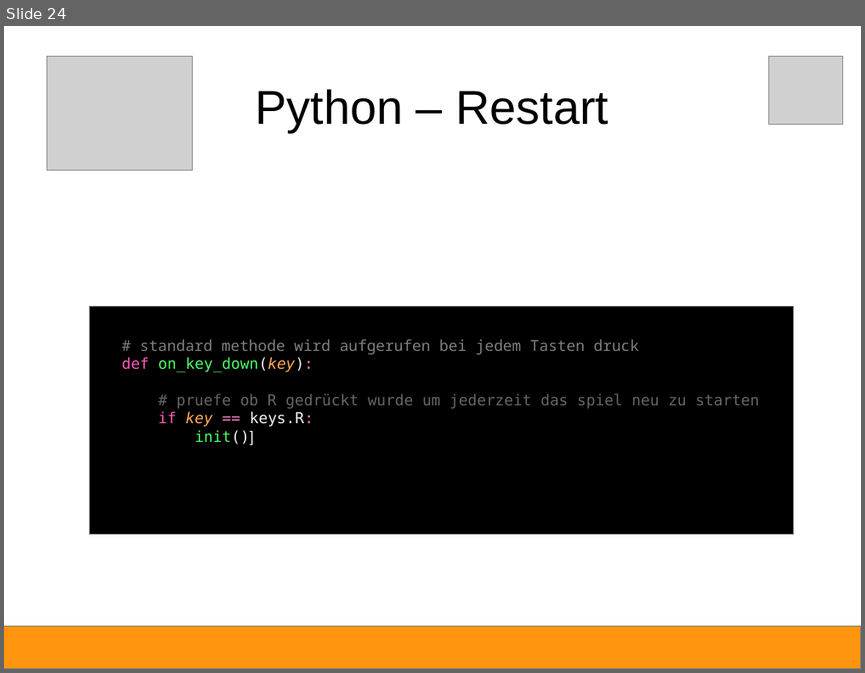
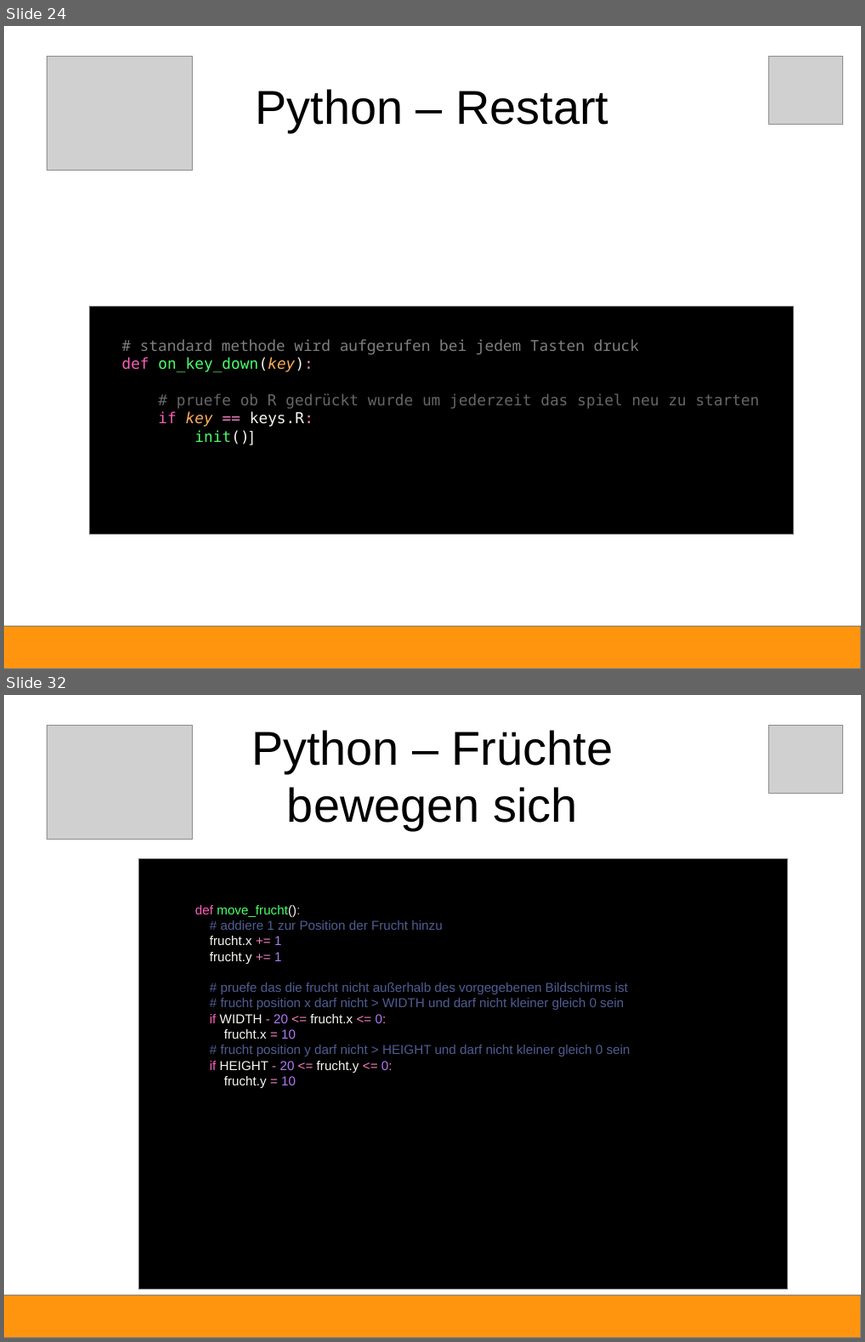
Before and after one commit to Devoxx4KidsDE/python-games, a slide deck: fruchthuhn/Python-Anleitung.odp. Shown one above the other, each under a label of ours: slide 24 before the commit, slides 24 and 32 after it; the slides between them are not shown. The pictures are 865x673 and 865x1342 pixels, drawn with LibreOffice and Linux fonts; fonts in the diff are those of the drawing; grey boxes stand for pictures. Boxes give left, top, right and bottom in pixels: in the first picture for what was removed or moved away, otherwise in the second. Text is boxed around its words. In the diff, an @@ line names an element or a change of style, - is before the commit and + after.

```diff
--- a/fruchthuhn/Python-Anleitung.odp
+++ b/fruchthuhn/Python-Anleitung.odp
@@ slide 32 added at [4,695,861,1338], background #FFFFFF @@
@@ picture added at [46,726,192,839] @@
@@ title added at [251,730,613,830], 44 pt, text #000000 @@
+Python – Früchte
+bewegen sich
@@ picture added at [769,726,842,793] @@
@@ rectangle added at [138,858,788,1288], fill #000000, outline #808080 0 pt @@
@@ text added at [195,905,630,1088], 12 pt, text #505D93 @@
+def move_frucht():
+# addiere 1 zur Position der Frucht hinzu
+frucht.x += 1
+frucht.y += 1
+# pruefe das die frucht nicht außerhalb des vorgegebenen Bildschirms ist
+# frucht position x darf nicht > WIDTH und darf nicht kleiner gleich 0 sein
+if WIDTH - 20 <= frucht.x <= 0:
+frucht.x = 10
+# frucht position y darf nicht > HEIGHT und darf nicht kleiner gleich 0 sein
+if HEIGHT - 20 <= frucht.y <= 0:
+frucht.y = 10
@@ rectangle added at [4,1295,861,1338], fill #FF950E, outline #808080 0 pt @@
```
Also in this commit, not shown: 1 slide changed, 10 other slides added, 1 slide removed, 2 other files.
